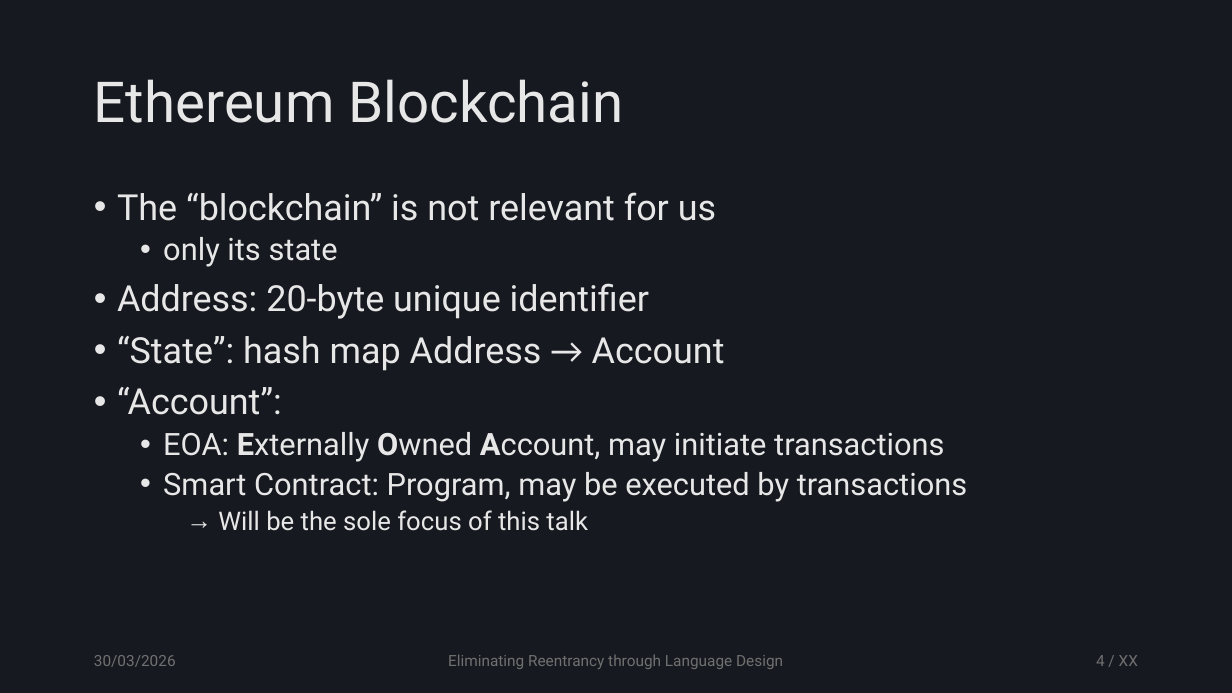
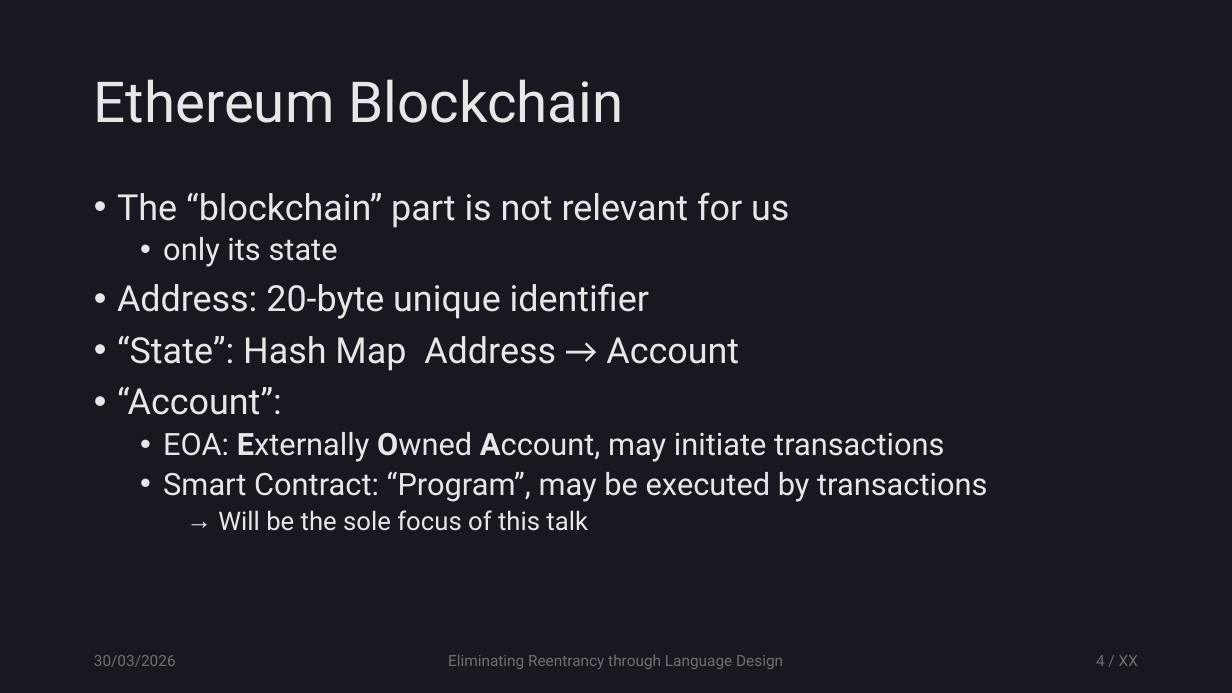
Before and after one commit to tzann/thesis, a slide deck: slide 4 of doc/presentation/Thesis.pptx. Drawn at 1232x693 pixels with LibreOffice and Linux fonts; fonts in the diff are those of the drawing. Boxes give left, top, right and bottom in pixels: in the first picture for what was removed or moved away, otherwise in the second. Text is boxed around its words. In the diff, an @@ line names an element or a change of style, - is before the commit and + after.

```diff
--- a/doc/presentation/Thesis.pptx
+++ b/doc/presentation/Thesis.pptx
@@ text at (117,192,789,228): text changed @@
-• The “blockchain” is not relevant for us
+• The “blockchain” part is not relevant for us
@@ text at (117,336,739,371): text changed @@
-• “State”: hash map Address → Account
+• “State”: Hash Map Address → Account
@@ text at (163,472,987,502): text changed @@
-  • Smart Contract: Program, may be executed by transactions
+  • Smart Contract: “Program”, may be executed by transactions
```
Also in this commit, not shown: 7 other slides changed, 1 slide added.
